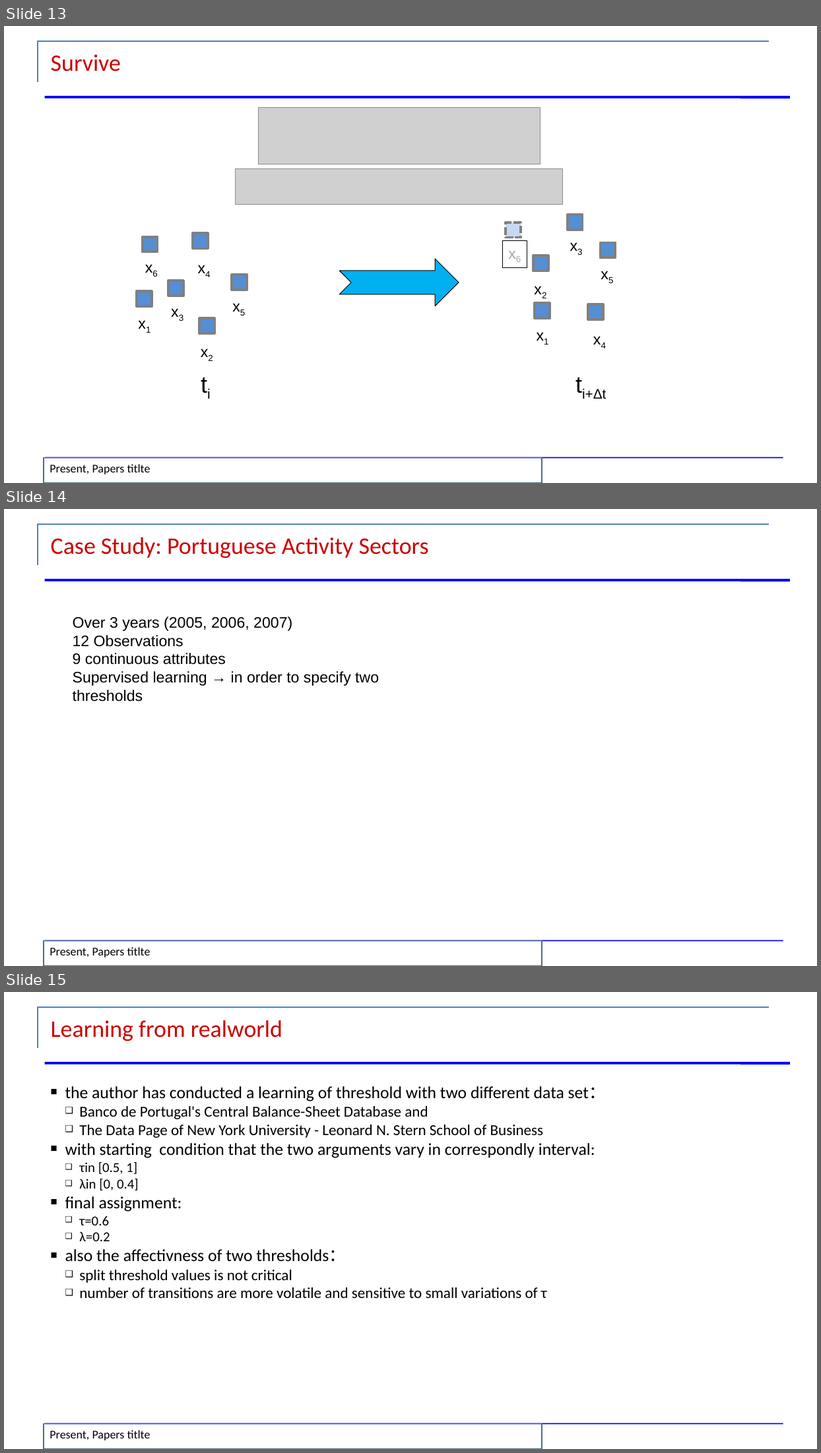
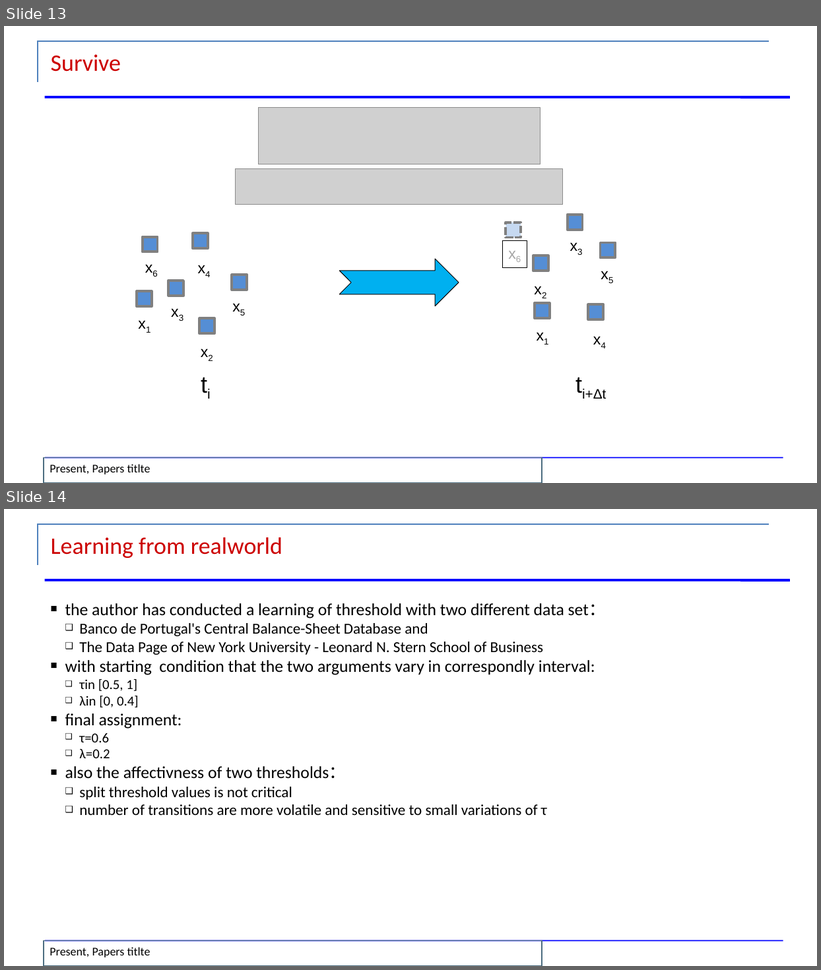
Before and after one commit to JoshuaGhost/Topic_in_Data_Mining, a slide deck: slides/presentation2.pptx. Shown one above the other, each under a label of ours: slides 13, 14 and 15 before the commit, slides 13 and 14 after it. The pictures are 821x1453 and 821x970 pixels, drawn with LibreOffice and Linux fonts; fonts in the diff are those of the drawing; grey boxes stand for pictures. Boxes give left, top, right and bottom in pixels: in the first picture for what was removed or moved away, otherwise in the second. Text is boxed around its words. In the diff, an @@ line names an element or a change of style, - is before the commit and + after.

```diff
--- a/slides/presentation2.pptx
+++ b/slides/presentation2.pptx
@@ slide 14 removed at (x1=4, y1=509, x2=817, y2=966), background #FFFFFF; not listed: 3 template elements that a slide beside it also shows @@
@@ text removed at (x1=51, y1=537, x2=429, y2=558) @@
-Case Study: Portuguese Activity Sectors
@@ text removed at (x1=73, y1=617, x2=379, y2=686) @@
-Over 3 years (2005, 2006, 2007)
-12 Observations
-9 continuous attributes
-Supervised learning → in order to specify two thresholds
@@ rectangle removed at (x1=44, y1=941, x2=542, y2=966) @@
-Present, Papers titlte
@@ what was slide 15 is now slide 14 @@
```
Also in this commit, not shown: 1 slide changed, 4 slides added, 2 other files.
